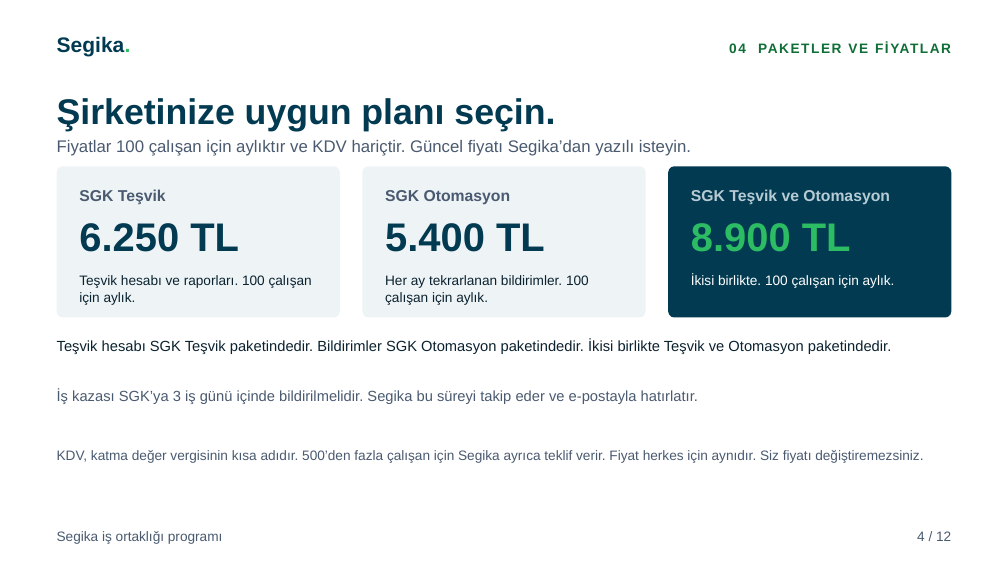
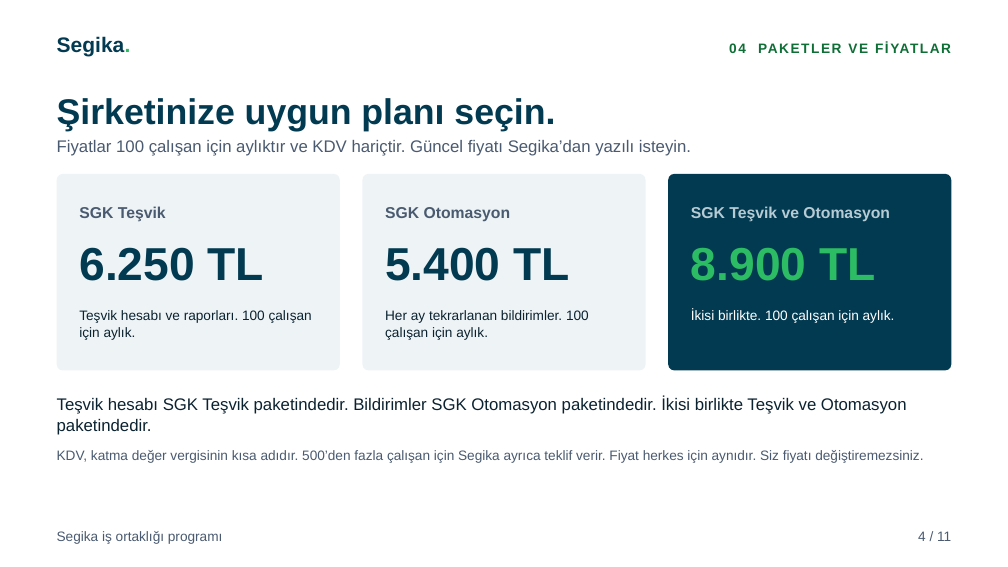
Before and after one commit to karacaismail/19ekim, a slide deck: slide 4 of public/indir/segika/segika-is-ortakligi-sunum.pptx. Drawn at 1008x567 pixels with LibreOffice and Linux fonts; fonts in the diff are those of the drawing. Boxes give left, top, right and bottom in pixels: in the first picture for what was removed or moved away, otherwise in the second. Text is boxed around its words. In the diff, an @@ line names an element or a change of style, - is before the commit and + after.

Commit message:
Segika belgelerini toplantı kararlarına göre güncelle
25 Kasım 2026 Çarşamba günkü toplantı kararları üç belgeye işlendi.
El kitapçığı, görsel sunum ve PPTX artık 11 sayfadır.

- İş kazası bildirimi kutusu kalktı.
- Mevcut müşteri sayfası ve bu yolun bütün bilgisi kalktı.
- Başlık "İki ortaklık yolu" oldu.
- Meslek kuralı adımı kalktı. Süreç 5 adım oldu.
- Hukuk, yazılı anlaşma, imza ve sözleşme cümleleri kalktı.
- Ücretsiz eğitim yılda 2 saat oldu.
- Şifre maddesi kalktı.

İçerik denetimi kaldırılan cümleleri yasak listesine aldı.
Denetim artık tam 11 sayfa bekler.

```diff
--- a/public/indir/segika/segika-is-ortakligi-sunum.pptx
+++ b/public/indir/segika/segika-is-ortakligi-sunum.pptx
@@ rounded rectangle: place and size @@
-rounded rectangle at (57,166,340,318)
+rounded rectangle at (57,174,340,371)
@@ rounded rectangle: place and size @@
-rounded rectangle at (362,166,645,318)
+rounded rectangle at (362,174,645,371)
@@ proportions changed in 3 elements at (57,174,340,371), (362,174,645,371), (668,174,951,371) @@
@@ rounded rectangle: place and size @@
-rounded rectangle at (668,166,951,318)
+rounded rectangle at (668,174,951,371)
@@ 3 texts: place and size @@
-3 texts at (79,189,890,205)
+3 texts at (79,206,890,222)
@@ text "6.250 TL": place and size @@
-text "6.250 TL" at (79,223,239,252)
+text "6.250 TL" at (79,247,264,281)
@@ text "5.400 TL": place and size @@
-text "5.400 TL" at (385,223,545,252)
+text "5.400 TL" at (385,247,569,281)
@@ size 38 to 44 pt in 3 elements at (79,247,264,281), (385,247,569,281), (691,248,875,281) @@
@@ text "8.900 TL": place and size @@
-text "8.900 TL" at (691,223,851,252)
+text "8.900 TL" at (691,248,875,281)
@@ 3 texts: place and size @@
-3 texts at (79,274,895,305)
+3 texts at (79,309,895,340)
@@ text removed at (57,389,698,404) @@
-İş kazası SGK’ya 3 iş günü içinde bildirilmelidir. Segika bu süreyi takip eder ve e-postayla hatırlatır.
@@ text "Teşvik hesabı SGK Teşvik paketindedir. ...": place and size @@
-text "Teşvik hesabı SGK Teşvik paketindedir. ..." at (57,340,891,354)
+text "Teşvik hesabı SGK Teşvik paketindedir. ..." at (57,398,907,435)
@@ text "Teşvik hesabı SGK Teşvik paketindedir. ..." at (57,398,907,435): size 14 to 16 pt @@
@@ text at (918,531,951,541): text changed @@
-4 / 12
+4 / 11
```
Also in this commit, not shown: 9 other slides changed, 1 slide removed, 42 other files.
